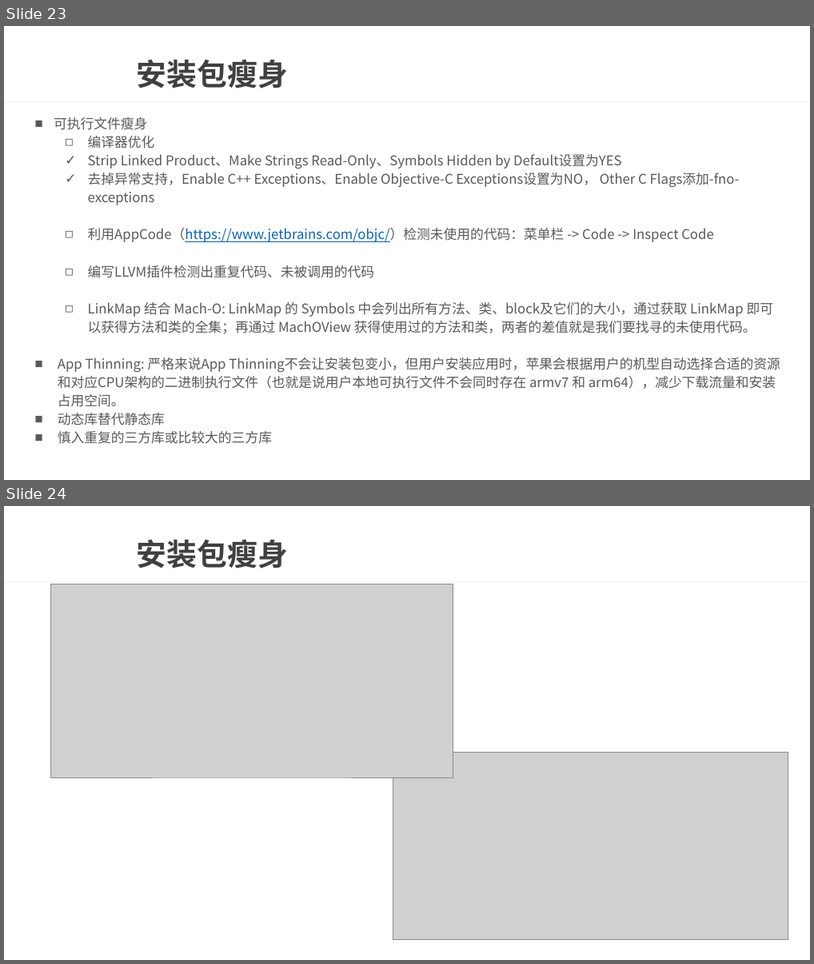
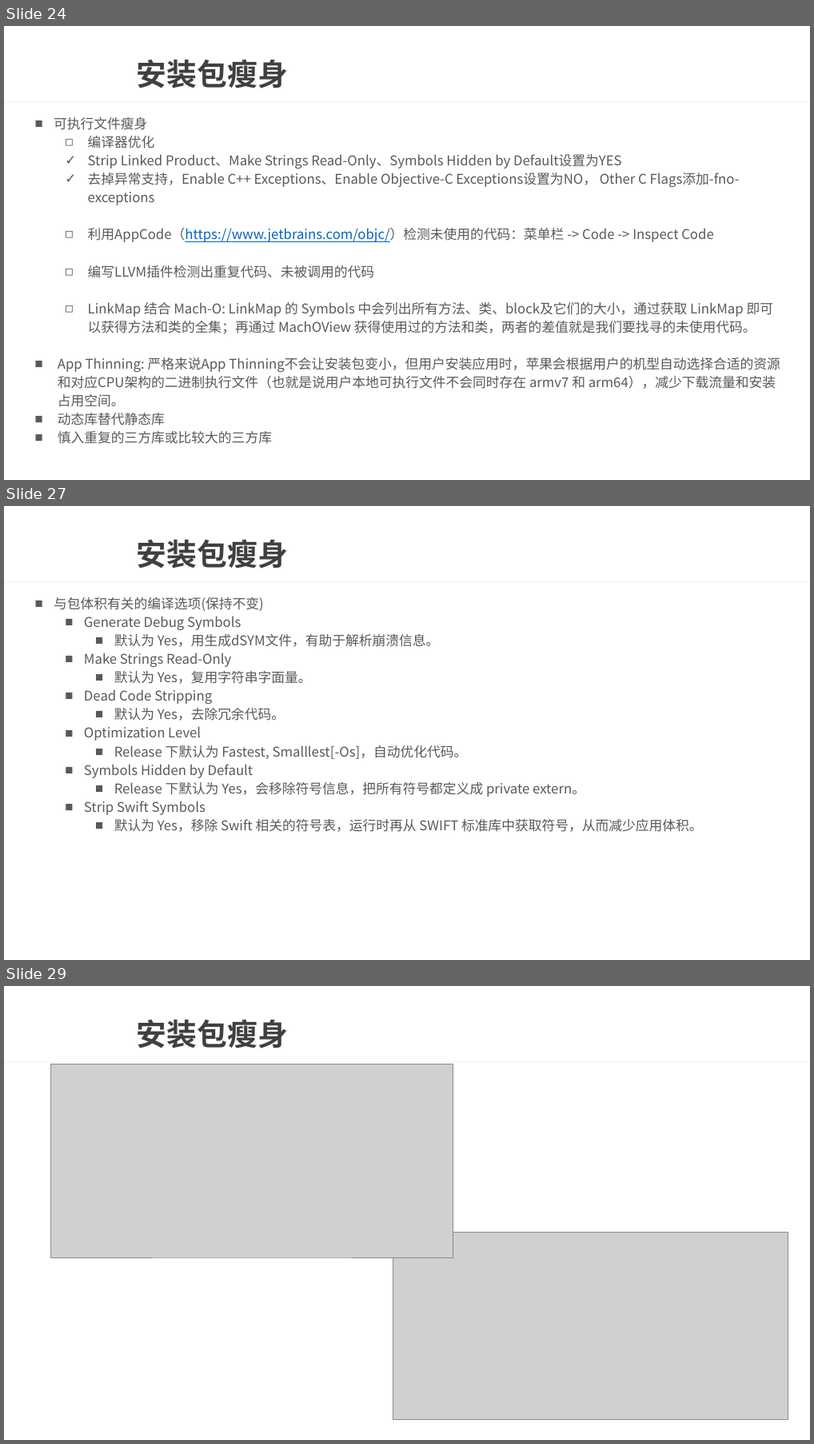
Before and after one commit to wtj900/wtj900.github.io, a slide deck: file/面试文档/06-性能优化.pptx. Shown one above the other, each under a label of ours: slides 23 and 24 before the commit, slides 24, 27 and 29 after it; the slides between them are not shown. The pictures are 814x964 and 814x1444 pixels, drawn with LibreOffice and Linux fonts; fonts in the diff are those of the drawing; grey boxes stand for pictures; background and template pictures are left out. Boxes give left, top, right and bottom in pixels: in the first picture for what was removed or moved away, otherwise in the second. Text is boxed around its words. In the diff, an @@ line names an element or a change of style, - is before the commit and + after.

Commit message:
性能优化

```diff
--- a/file/面试文档/06-性能优化.pptx
+++ b/file/面试文档/06-性能优化.pptx
@@ slide 27 added at [4, 506, 810, 960], background picture (left out); not listed: 1 template element that a slide beside it also shows @@
@@ title added at [137, 539, 288, 568], 36 pt, text #404040, bold @@
+安装包瘦身
@@ text added at [54, 597, 703, 832], 16 pt, text #595959 @@
+■ 与包体积有关的编译选项(保持不变)
+  ■ Generate Debug Symbols
+    ■ 默认为 Yes，用生成dSYM文件，有助于解析崩溃信息。
+  ■ Make Strings Read-Only
+    ■ 默认为 Yes，复用字符串字面量。
+  ■ Dead Code Stripping
+    ■ 默认为 Yes，去除冗余代码。
+  ■ Optimization Level
+    ■ Release 下默认为 Fastest, Smalllest[-Os]，自动优化代码。
+  ■ Symbols Hidden by Default
+    ■ Release 下默认为 Yes，会移除符号信息，把所有符号都定义成 private extern。
+  ■ Strip Swift Symbols
+    ■ 默认为 Yes，移除 Swift 相关的符号表，运行时再从 SWIFT 标准库中获取符号，从而减少应用体积。
@@ what was slide 23 is now slide 24 @@
@@ what was slide 24 is now slide 29 @@
```
Also in this commit, not shown: 3 slides changed, 5 other slides added.
